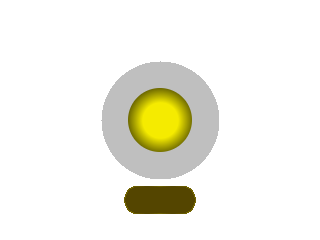
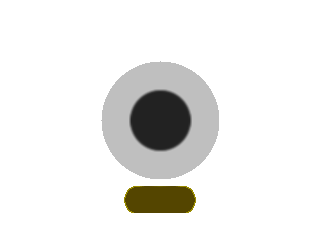
Layers edited between the first and the second 320 × 240 image:
renamed "center" to "Center", opacity 100% → 82%, moved it above "box", painted on it over [128, 88, 192, 152]
painted on "box" over [124, 186, 196, 214]
